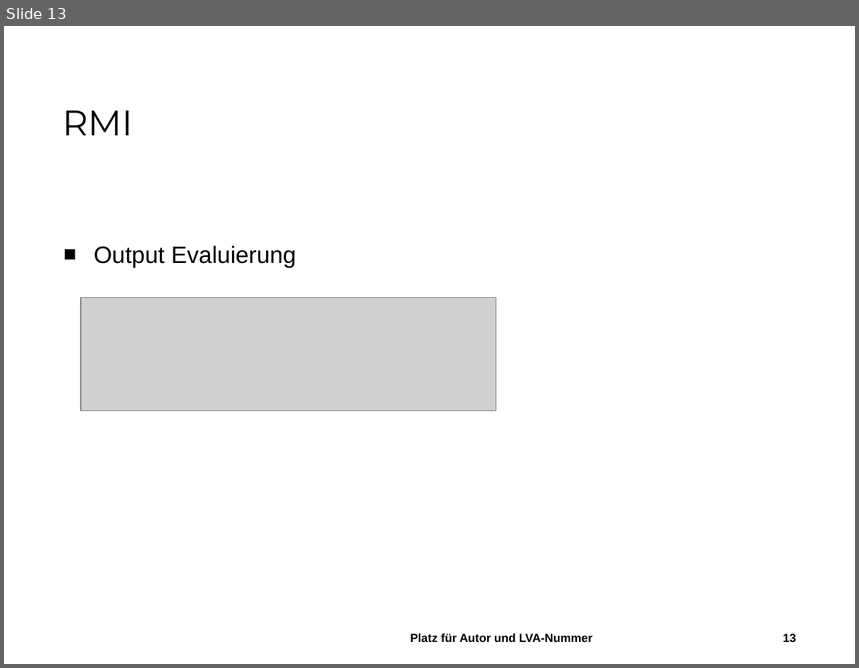
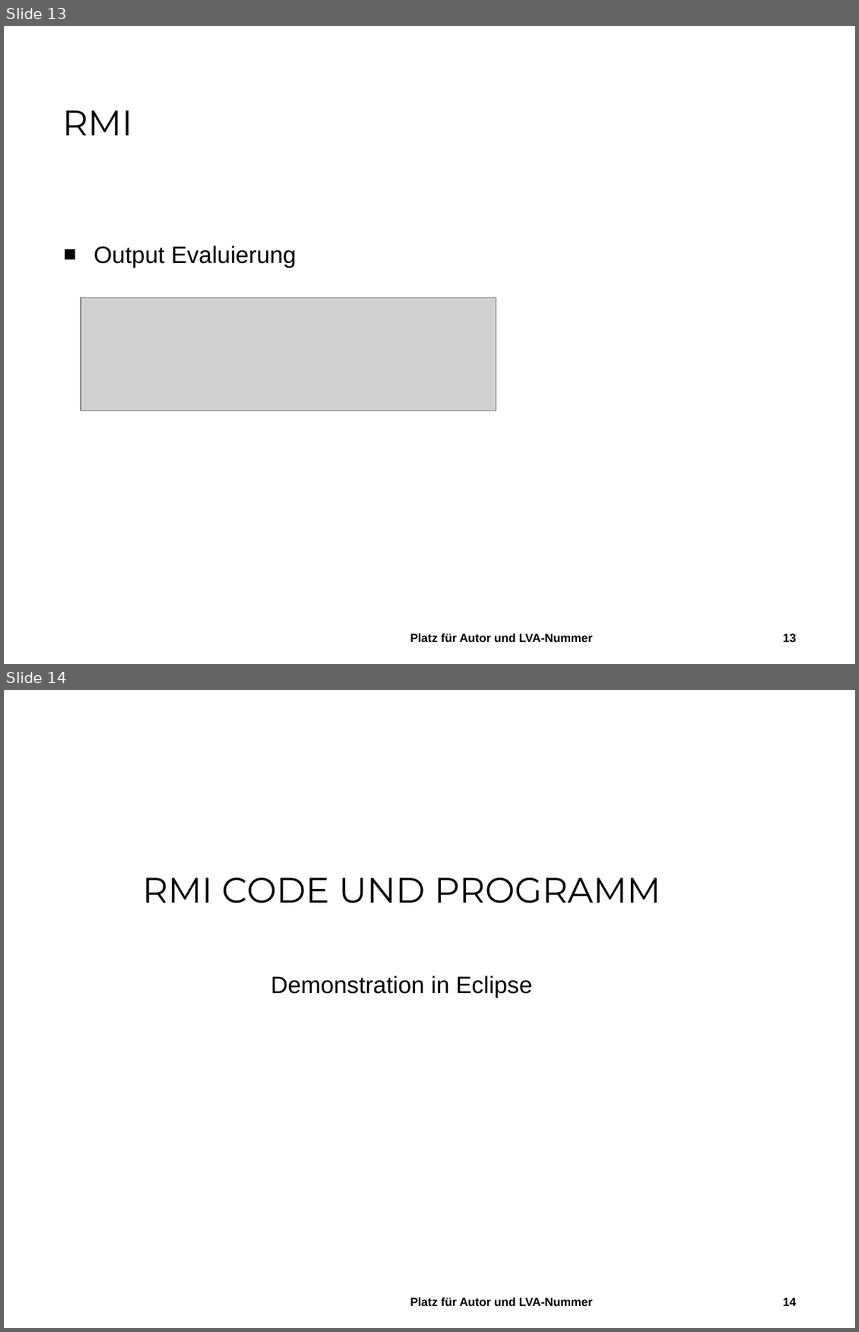
Before and after one commit to aistleithnera/258321_DKE_PR, a slide deck: Dokumente/Abschlusspräsentation/Abschlusspräsentation.pptx. Shown one above the other, each under a label of ours: slide 13 before the commit, slides 13 and 14 after it. The pictures are 859x668 and 859x1332 pixels, drawn with LibreOffice and Linux fonts; fonts in the diff are those of the drawing; grey boxes stand for pictures; background and template pictures are left out. Boxes give left, top, right and bottom in pixels: in the first picture for what was removed or moved away, otherwise in the second. Text is boxed around its words. In the diff, an @@ line names an element or a change of style, - is before the commit and + after.

```diff
--- a/Dokumente/Abschlusspräsentation/Abschlusspräsentation.pptx
+++ b/Dokumente/Abschlusspräsentation/Abschlusspräsentation.pptx
@@ slide 14 added at (4,690,855,1328), background #FFFFFF @@
@@ title added at (142,878,661,904), 30 pt, text #000000 @@
+RMI CODE UND PROGRAMM
@@ text added at (271,976,532,999), 20 pt, text #000000 @@
+Demonstration in Eclipse
@@ text added at (411,1297,593,1306), 10 pt, text #000000, bold @@
+Platz für Autor und LVA-Nummer
@@ page number added at (783,1298,796,1306), 10 pt, text #000000, bold @@
+14
```
Also in this commit, not shown: 2 slides changed, 3 other slides added.
